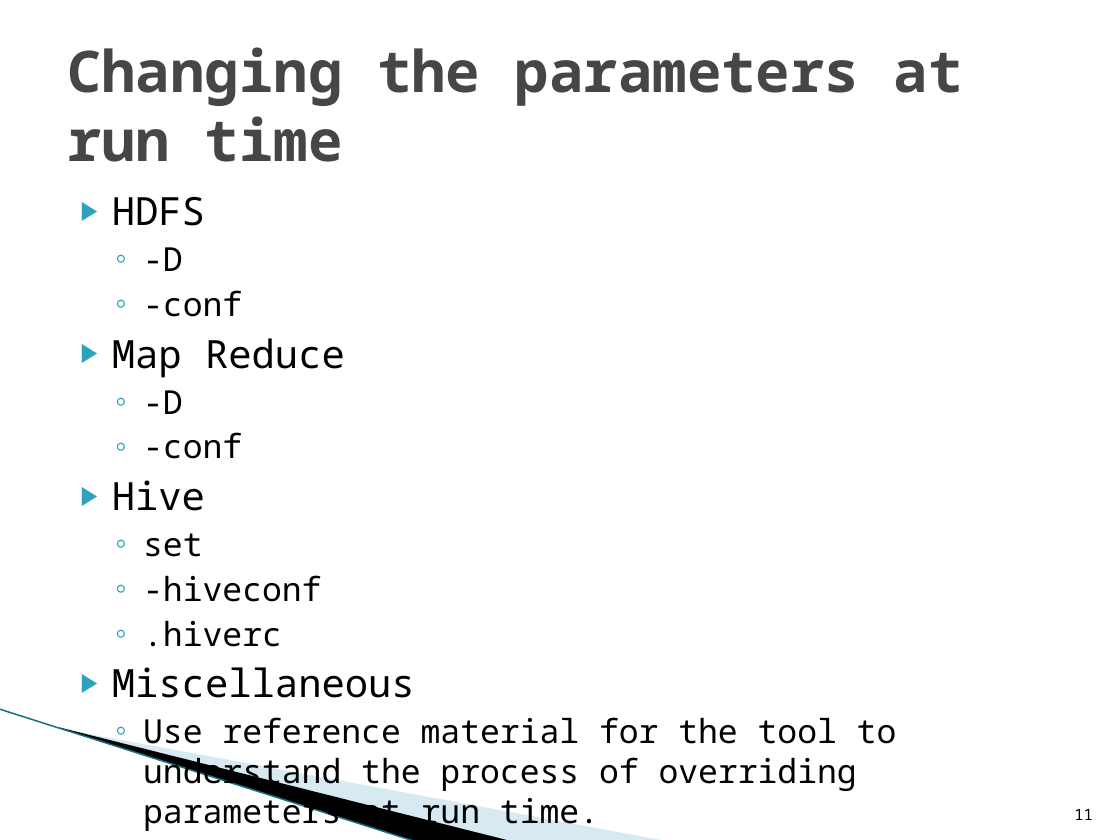
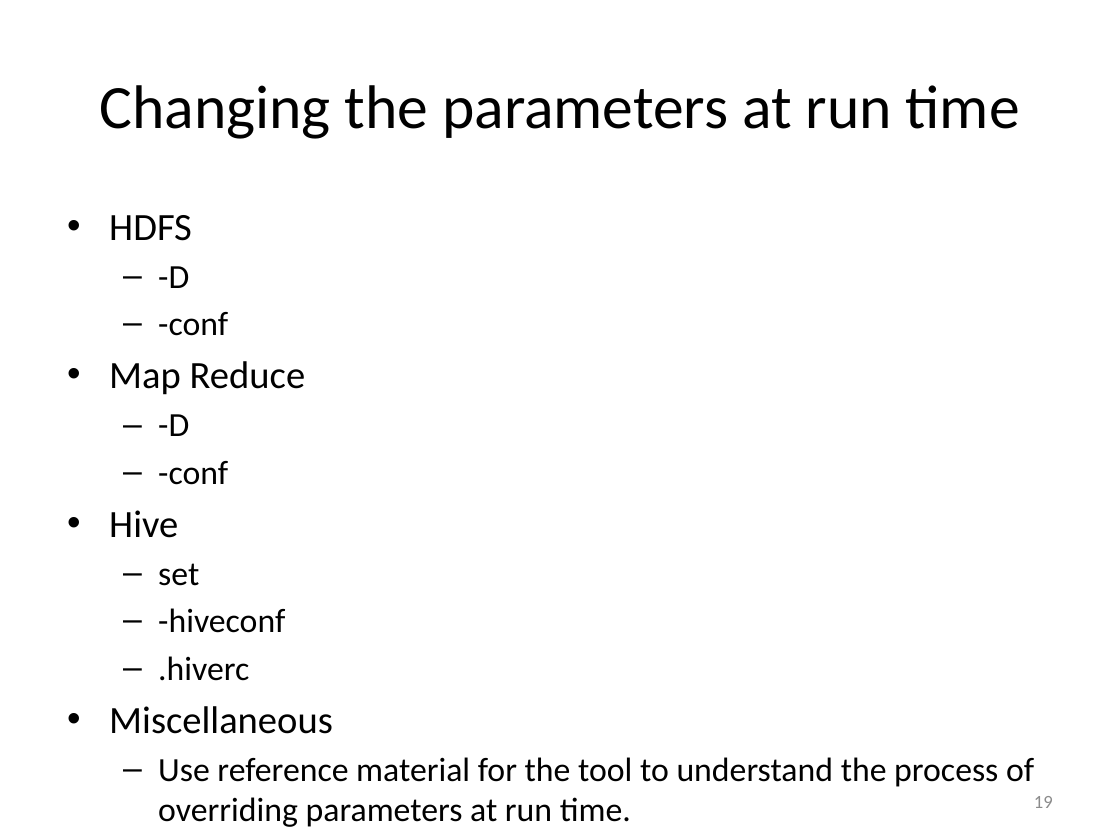
Before and after one commit to dgadiraju/code, a slide deck: slide 19 of hadoop/administration/cloudera/ppts/15DayToDayOperations.pptx (slide 11 before the commit). Drawn at 1120x840 pixels with LibreOffice and Linux fonts; fonts in the diff are those of the drawing; background and template pictures are left out. Boxes give left, top, right and bottom in pixels: in the first picture for what was removed or moved away, otherwise in the second. Text is boxed around its words. In the diff, an @@ line names an element or a change of style, - is before the commit and + after.

```diff
--- a/hadoop/administration/cloudera/ppts/15DayToDayOperations.pptx
+++ b/hadoop/administration/cloudera/ppts/15DayToDayOperations.pptx
@@ title "Changing the parameters at run ..." at bbox=[99, 85, 1020, 139]: size 36.9 to 39.6 pt, font Noto Sans Mono to Calibri, text colour #464646 to #000000, bold off; alignment left to centre @@
@@ text "HDFS": place and size @@
-text "HDFS" at bbox=[112, 197, 897, 832]
+text "HDFS" at bbox=[109, 215, 1034, 827]
@@ text "HDFS" at bbox=[109, 215, 1034, 827]: size 25 to 24.8 pt in "HDFS", "Map Reduce", "Hive", "Miscellaneous"; font Noto Sans Mono to Calibri; size 21.3 to 21.7 pt in "-D", "-conf", "-D", "-conf" and 4 more places; bullet ▶ to •; bullet ◦ to –; more space between paragraphs @@
@@ freeform shape removed at bbox=[87, 613, 553, 790] @@
@@ freeform shape removed at bbox=[0, 709, 459, 812] @@
@@ line removed from (0, 709) to (416, 840) @@
@@ page number added at bbox=[1034, 796, 1053, 808], 12 pt, text #8C8C8C @@
+19
@@ page number removed at bbox=[1074, 809, 1093, 820] @@
-11
```
Also in this commit, not shown: 10 other slides changed, 11 slides added, 3 slides removed, 25 other files.
